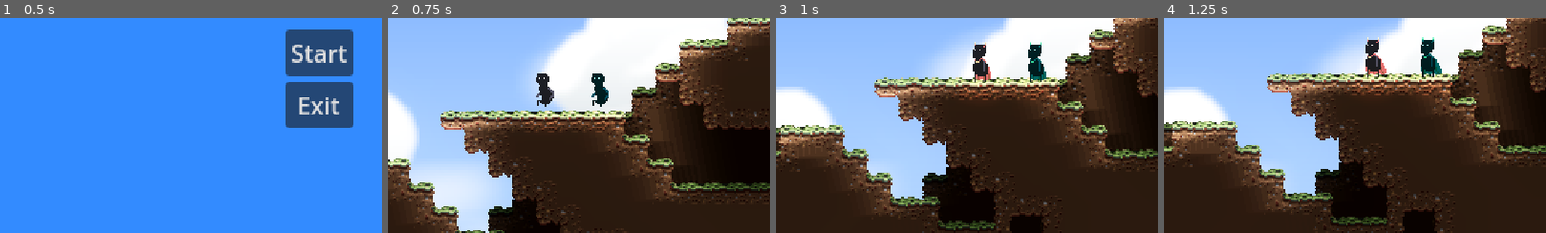
Above: before the commit, frames 1-4 (left to right).
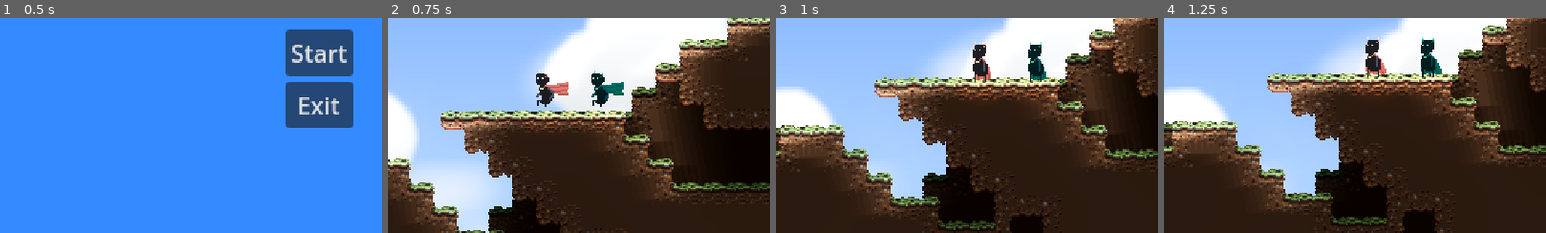
Above: after the commit, the same moments.

Repository: JohannesKoenig/fire-and-water
Game: Godot game, scene res://scenes/menu/main_menu.tscn
Same seed, same stepped clock (60 frames per second), same inputs: the game is played once before the commit and once after it.
Inputs:
- Up to frame 1 (0.5 s): no input
- Up to frame 2 (0.75 s): click "Start" at 0.5 s
- Up to frame 3 (1 s): no input
- Up to frame 4 (1.25 s): no input
The pictures show only the part of the screen within x 8-58%, y 40-90%; the shares and areas given below are measured in that part.

Frame 1 is identical in both runs. In frame 2, 0.6% of the frame differs, in the area x 38-62%, y 24-36%; in frame 3, nothing differs; in frame 4, nothing differs.

Commit message:
update animation sprite

Diff:
--- a/game/scenes/player_visuals.tscn
+++ b/game/scenes/player_visuals.tscn
@@ -138,7 +138,7 @@
 }],
 "loop": true,
 "name": &"Falling",
-"speed": 5.0
+"speed": 10.0
 }, {
 "frames": [{
 "duration": 1.0,
@@ -193,7 +193,7 @@
 }],
 "loop": true,
 "name": &"Jump",
-"speed": 5.0
+"speed": 6.0
 }, {
 "frames": [{
 "duration": 1.0,
@@ -207,7 +207,7 @@
 }],
 "loop": true,
 "name": &"Landing",
-"speed": 5.0
+"speed": 10.0
 }, {
 "frames": [{
 "duration": 1.0,
@@ -241,9 +241,8 @@
 material = SubResource("CanvasItemMaterial_7m88c")
 position = Vector2(0, -9)
 sprite_frames = SubResource("SpriteFrames_vtj8n")
-animation = &"Walk"
+animation = &"Jump"
 autoplay = "Idle"
-frame_progress = 0.948891
 
 [node name="PointLight2D" type="PointLight2D" parent="."]
 position = Vector2(0, -7)
--- a/game/scripts/player/states/jump_player_state.gd
+++ b/game/scripts/player/states/jump_player_state.gd
@@ -2,6 +2,8 @@
 
 const SPEED = 120
 const JUMP_VELOCITY = -300.0
+
+var gravity = ProjectSettings.get_setting("physics/2d/default_gravity")
 
 @export var transition_time: float = 0.3
 
@@ -12,6 +14,7 @@
 
 func on_enter():
 	player.velocity.y = JUMP_VELOCITY
+	super()
 
 func update(input: InputPackage, delta: float):
 	var direction = input.direction
@@ -19,3 +22,4 @@
 		player.velocity.x = direction * SPEED
 	else:
 		player.velocity.x = move_toward(player.velocity.x, 0, SPEED)
+	player.velocity.y += gravity * delta
Binary file changed: game/assets/sprite_animations/elemental-catalyst_jump.png
Not shown, changed: asset_projects/aseprite/elemental-catalyst_jump.aseprite
